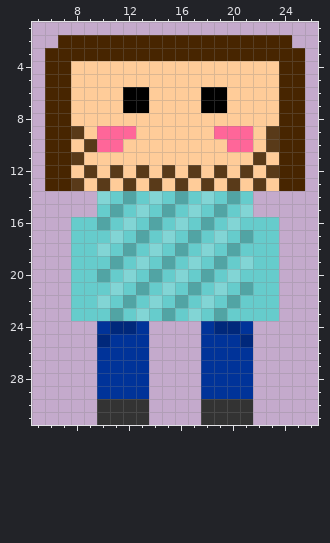
Pixel-art sprite: RSC/Player Images/player1.png. Above, as it was before the edit.
The file is 32x32 pixels. Shown: x 5..26, y 1..31.
After the commit:
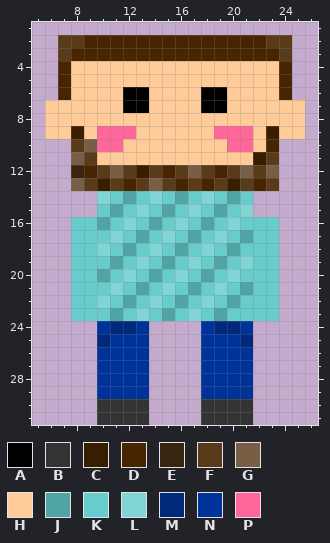
Palette (. is transparent): A #000000  B #333333  C #381d00  D #472500  E #39240f  F #593a19  G #785e44  H #ffcc99  J #51a4a4  K #66cccc  L #82d5d5  M #00287b  N #003399  P #ff6699
Edits made:
Colour F becomes colour C in row 9 at x 8 and 23; in row 11 at x 22; in row 12 at x 13; in row 13 at x 10 and 20.
Colour F becomes colour D in row 10 at x 23; in row 12 at x 9, 15 and 19; in row 13 at x 12, 16, 18 and 22.
Colour H becomes colour E in row 12 at x 8.
Colour D becomes colour F in row 2 at x 7 to 8 and 23 to 24; in row 3 at x 7 and 24.
Colour H becomes colour F in row 10 at x 8; in row 11 at x 9 and 23; in row 12 at x 10, 12, 14, 16, 18, 20 and 22; in row 13 at x 9, 11, 13, 15, 17, 19, 21 and 23.
Colour F becomes colour G in row 10 at x 9; in row 11 at x 8; in row 12 at x 11, 17, 21 and 23; in row 13 at x 8 and 14.
Colour D becomes colour H in rows 7 to 9 at x 6 to 7 and 24 to 25.
The author cleared colour D in rows 3 to 6 at x 6 and 25; in rows 10 to 13 at x 6 to 7 and 24 to 25.
